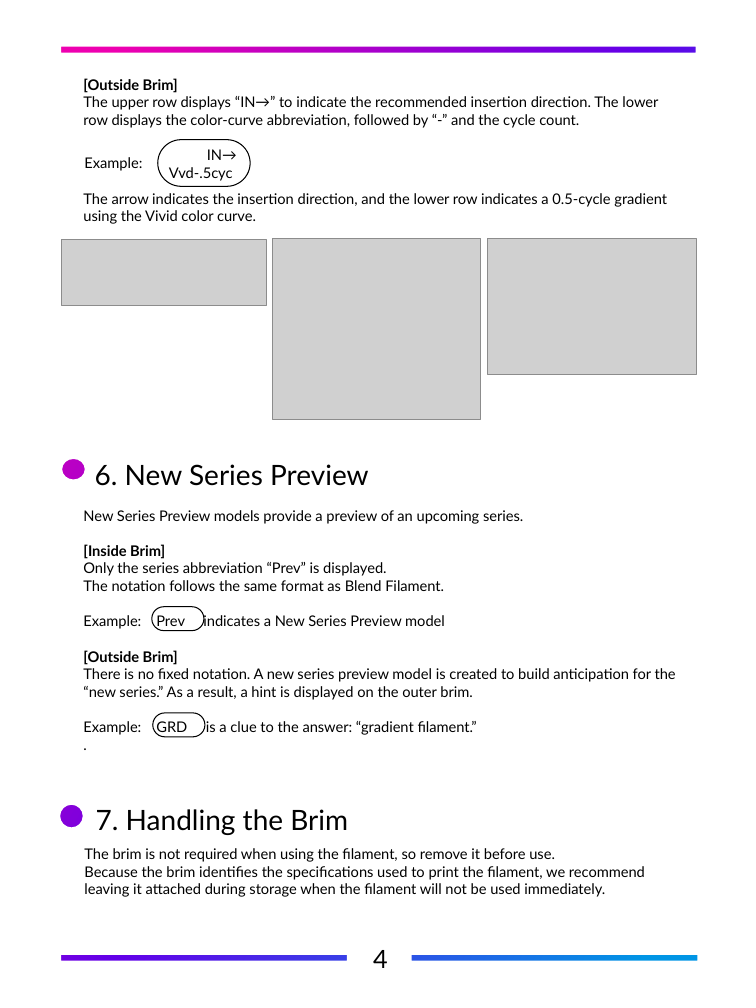
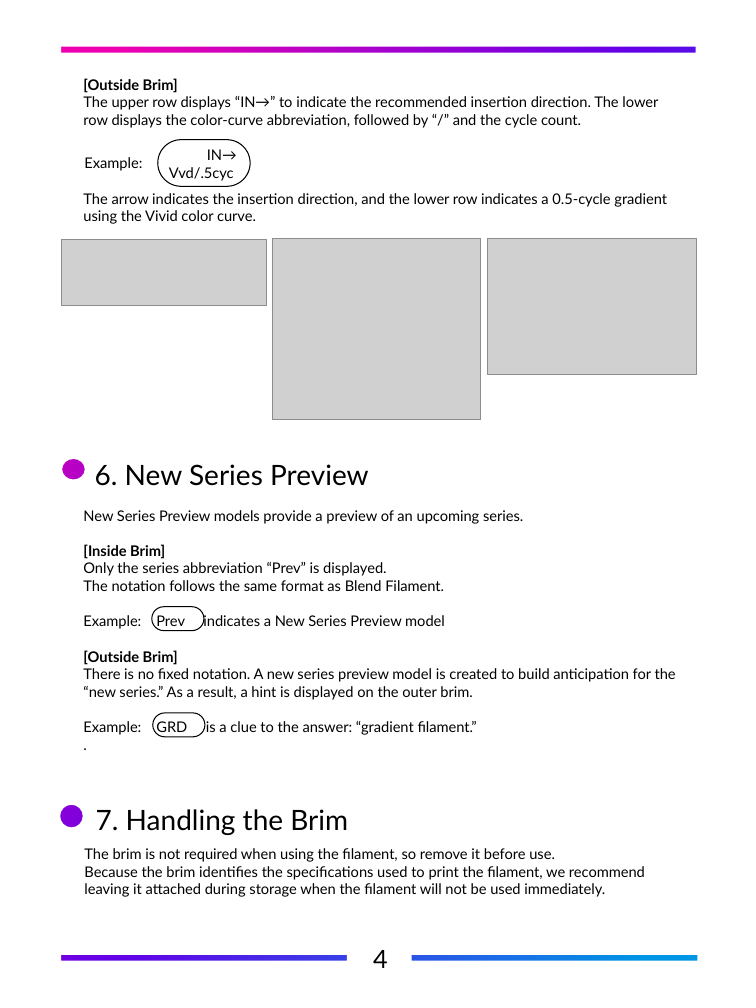
Before and after one commit to FlexChromaHQ/FlexChroma, a slide deck: slide 10 of Documents/Original/FlexChroam_Brim_Information_Guide-EN.pptx. Drawn at 756x1008 pixels with LibreOffice and Linux fonts; fonts in the diff are those of the drawing; grey boxes stand for pictures. Boxes give left, top, right and bottom in pixels: in the first picture for what was removed or moved away, otherwise in the second. Text is boxed around its words. In the diff, an @@ line names an element or a change of style, - is before the commit and + after.

```diff
--- a/Documents/Original/FlexChroam_Brim_Information_Guide-EN.pptx
+++ b/Documents/Original/FlexChroam_Brim_Information_Guide-EN.pptx
@@ text at bbox=[83, 96, 658, 128]: text changed @@
-The upper row displays “IN→” to indicate the recommended insertion direction. The lower row displays the color-curve abbreviation, followed by “-” and the cycle count.
+The upper row displays “IN→” to indicate the recommended insertion direction. The lower row displays the color-curve abbreviation, followed by “/” and the cycle count.
@@ text at bbox=[169, 167, 234, 181]: text changed @@
-Vvd-.5cyc
+Vvd/.5cyc
```
Also in this commit, not shown: 1 other slide changed, 3 other files.
